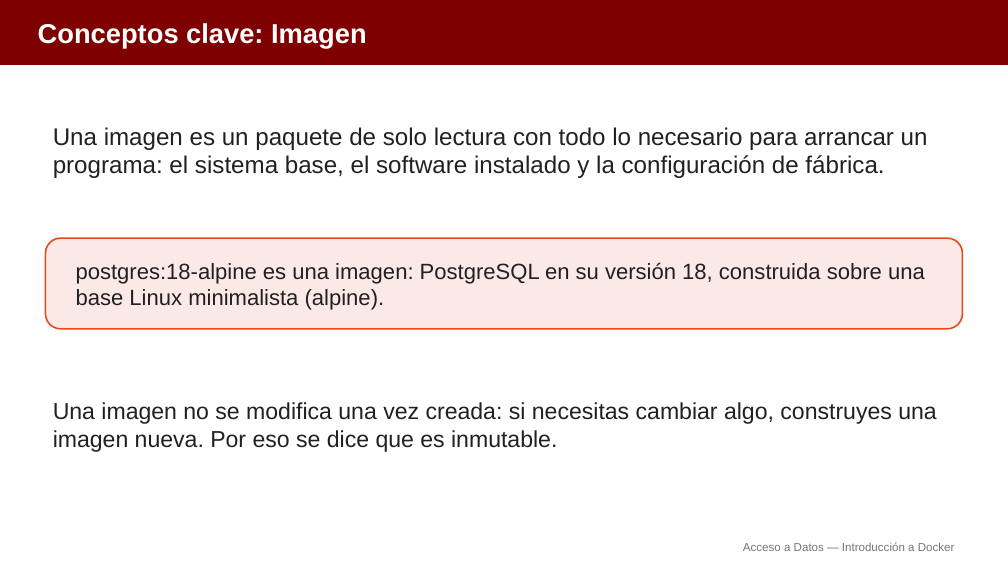
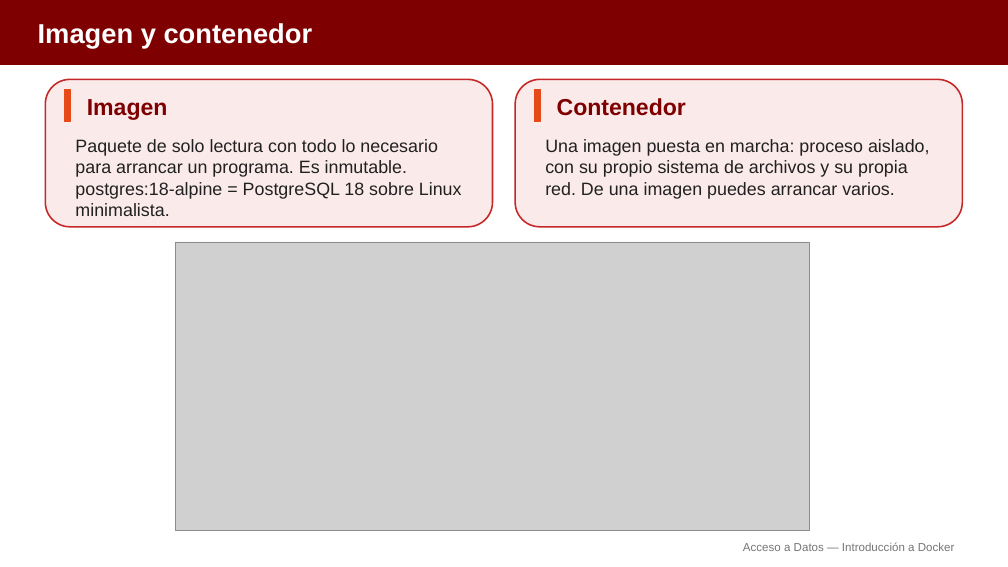
Before and after one commit to aitorventura/acceso-a-datos, a slide deck: slide 5 of docs/tema0/diapositivas/introduccion-docker.pptx (slide 7 before the commit). Drawn at 1008x567 pixels with LibreOffice and Linux fonts; fonts in the diff are those of the drawing; grey boxes stand for pictures. Boxes give left, top, right and bottom in pixels: in the first picture for what was removed or moved away, otherwise in the second. Text is boxed around its words. In the diff, an @@ line names an element or a change of style, - is before the commit and + after.

```diff
--- a/docs/tema0/diapositivas/introduccion-docker.pptx
+++ b/docs/tema0/diapositivas/introduccion-docker.pptx
@@ text at [38,23,313,47]: text changed @@
-Conceptos clave: Imagen
+Imagen y contenedor
@@ rounded rectangle added at [45,79,493,227], fill #FBEAEA, outline #C62828 1.5 pt @@
@@ rounded rectangle added at [516,79,963,227], fill #FBEAEA, outline #C62828 1.5 pt @@
@@ rectangle added at [64,90,70,122], fill #E64A19, outline #E64A19 1 pt @@
@@ text at [87,99,168,120]: text changed; size 21 to 22 pt; text colour #212121 to #7F0000; bold on @@
-postgres:18-alpine es una imagen: PostgreSQL en su versión 18, construida sobre una base Linux minimalista (alpine).
+Imagen
@@ rectangle added at [535,90,541,122], fill #E64A19, outline #E64A19 1 pt @@
@@ text added at [557,98,686,116], 22 pt, text #7F0000, bold @@
+Contenedor
@@ text at [75,139,462,216]: text changed; size 23 to 17 pt @@
-Una imagen es un paquete de solo lectura con todo lo necesario para arrancar un programa: el sistema base, el software instalado y la configuración de fábrica.
+Paquete de solo lectura con todo lo necesario para arrancar un programa. Es inmutable. postgres:18-alpine = PostgreSQL 18 sobre Linux minimalista.
@@ text added at [545,139,930,199], 17 pt, text #212121 @@
+Una imagen puesta en marcha: proceso aislado, con su propio sistema de archivos y su propia red. De una imagen puedes arrancar varios.
@@ rounded rectangle removed at [45,238,963,329] @@
@@ picture added at [175,242,809,531] @@
@@ text removed at [53,402,936,452] @@
-Una imagen no se modifica una vez creada: si necesitas cambiar algo, construyes una imagen nueva. Por eso se dice que es inmutable.
```
Also in this commit, not shown: 11 other slides changed, 1 slide added, 6 slides removed, 17 other files.
